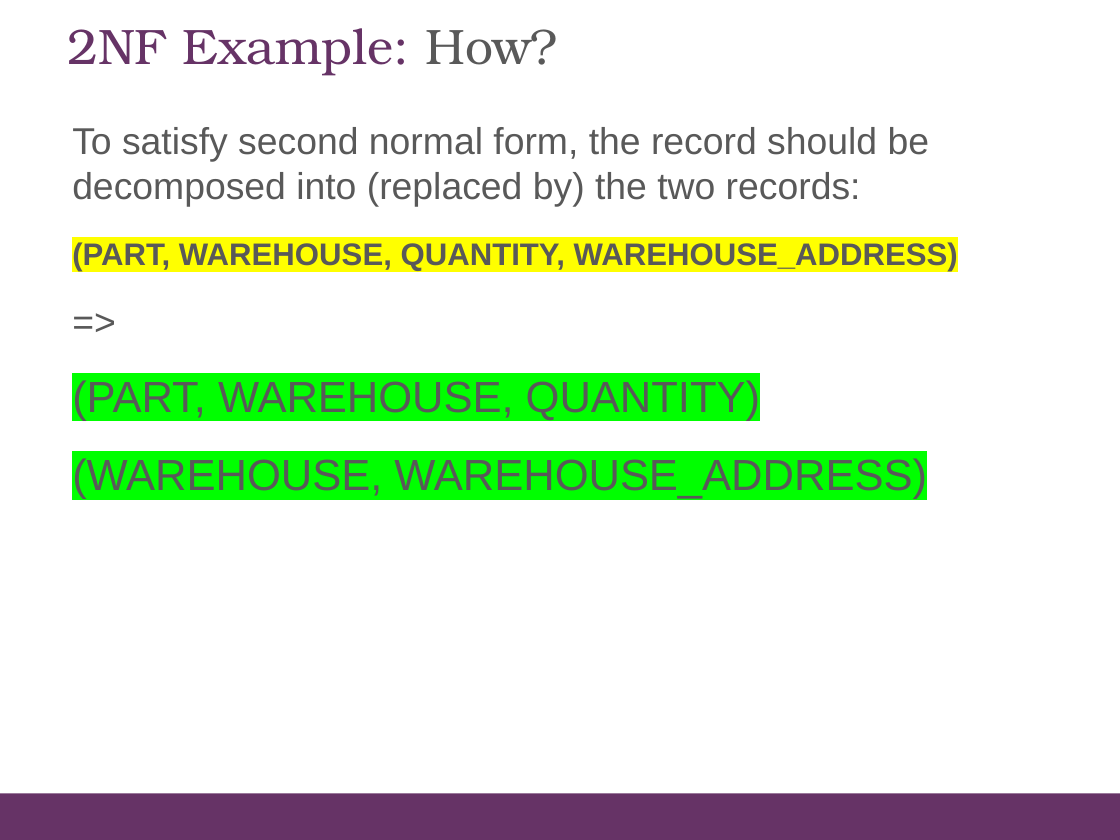
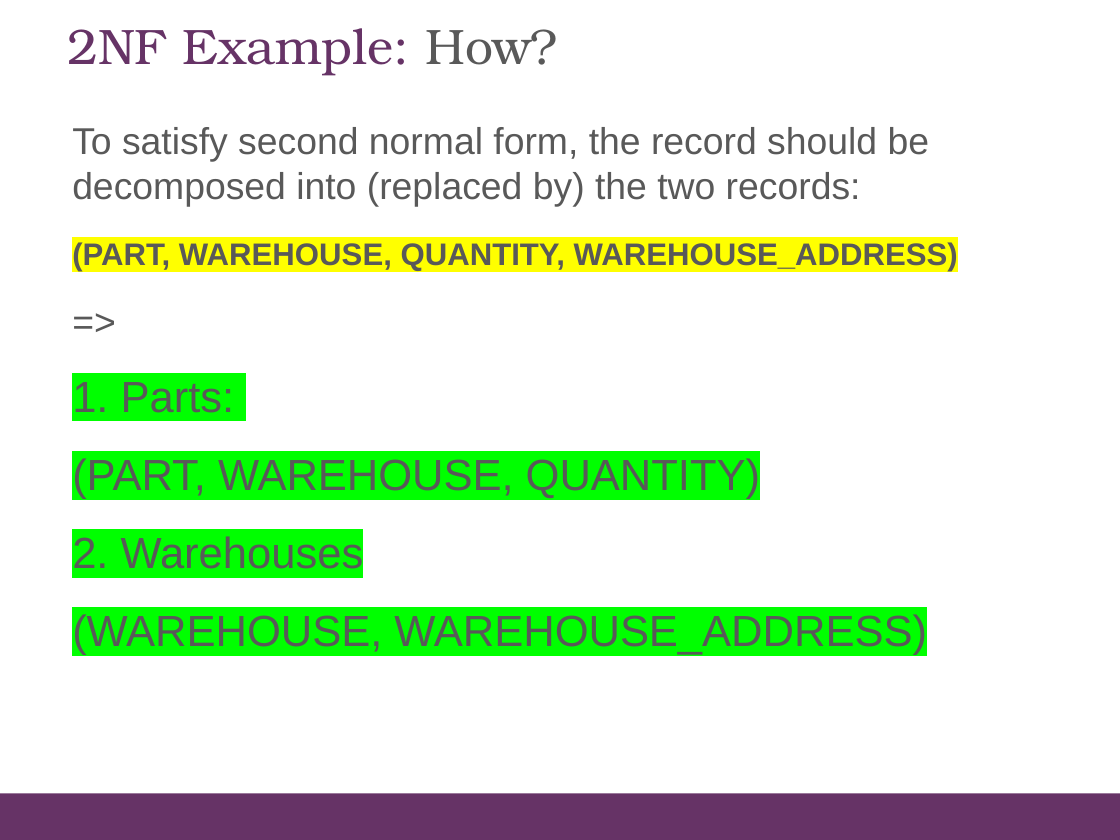
Before and after one commit to mahmoudparsian/data-warehousing-and-business-intelligence, a slide deck: slide 62 of resources/class_lectures/week_04_Data_Modeling_and_Dimensional_modeling/week_04_normalization_class_presentation_slides_108.pptx. Drawn at 1120x840 pixels with LibreOffice and Linux fonts; fonts in the diff are those of the drawing. Boxes give left, top, right and bottom in pixels: in the first picture for what was removed or moved away, otherwise in the second. Text is boxed around its words. In the diff, an @@ line names an element or a change of style, - is before the commit and + after.

```diff
--- a/resources/class_lectures/week_04_Data_Modeling_and_Dimensional_modeling/week_04_normalization_class_presentation_slides_108.pptx
+++ b/resources/class_lectures/week_04_Data_Modeling_and_Dimensional_modeling/week_04_normalization_class_presentation_slides_108.pptx
@@ text at box(72, 382, 235, 413): paragraph added @@
+1. Parts:
@@ text at box(72, 533, 364, 577): paragraph added @@
+2. Warehouses
```
Also in this commit, not shown: 2 other slides changed.
